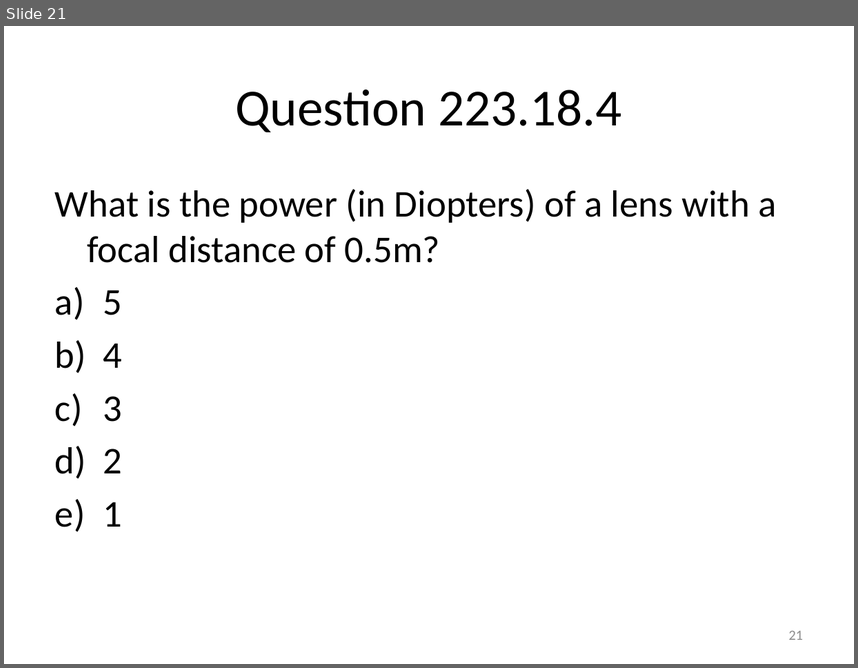
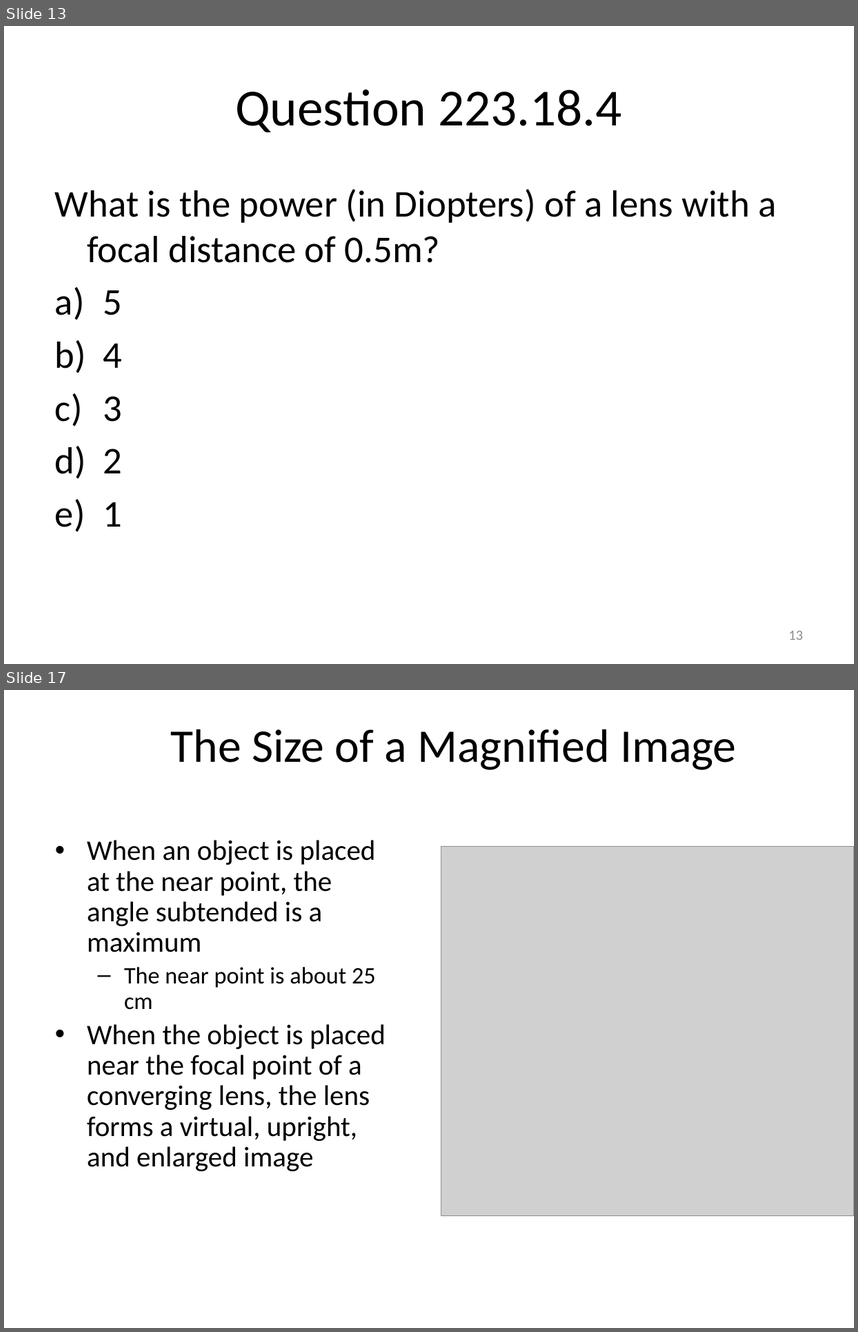
Before and after one commit to rtlines/Introductory-Physics-II, a slide deck: Lecture_Slides/PH 123 Lecture 18.pptx. Shown one above the other, each under a label of ours: slide 21 before the commit, slides 13 and 17 after it; the slides between them are not shown. The pictures are 858x668 and 858x1332 pixels, drawn with LibreOffice and Linux fonts; fonts in the diff are those of the drawing; grey boxes stand for pictures. Boxes give left, top, right and bottom in pixels: in the first picture for what was removed or moved away, otherwise in the second. Text is boxed around its words. In the diff, an @@ line names an element or a change of style, - is before the commit and + after.

```diff
--- a/Lecture_Slides/PH 123 Lecture 18.pptx
+++ b/Lecture_Slides/PH 123 Lecture 18.pptx
@@ slide 17 added at bbox=[4, 690, 854, 1328], background #FFFFFF @@
@@ title added at bbox=[171, 729, 737, 770], 39.6 pt, text #000000 @@
+The Size of a Magnified Image
@@ text added at bbox=[87, 840, 386, 1171], 24 pt, text #000000 @@
+• When an object is placed at the near point, the angle subtended is a maximum
+  – The near point is about 25 cm
+• When the object is placed near the focal point of a converging lens, the lens forms a virtual, upright, and enlarged image
@@ picture added at bbox=[441, 847, 854, 1215] @@
@@ what was slide 21 is now slide 13 @@
@@ page number at bbox=[789, 630, 803, 639]: text changed @@
-21
+13
```
Also in this commit, not shown: 10 other slides added, 10 other files.
